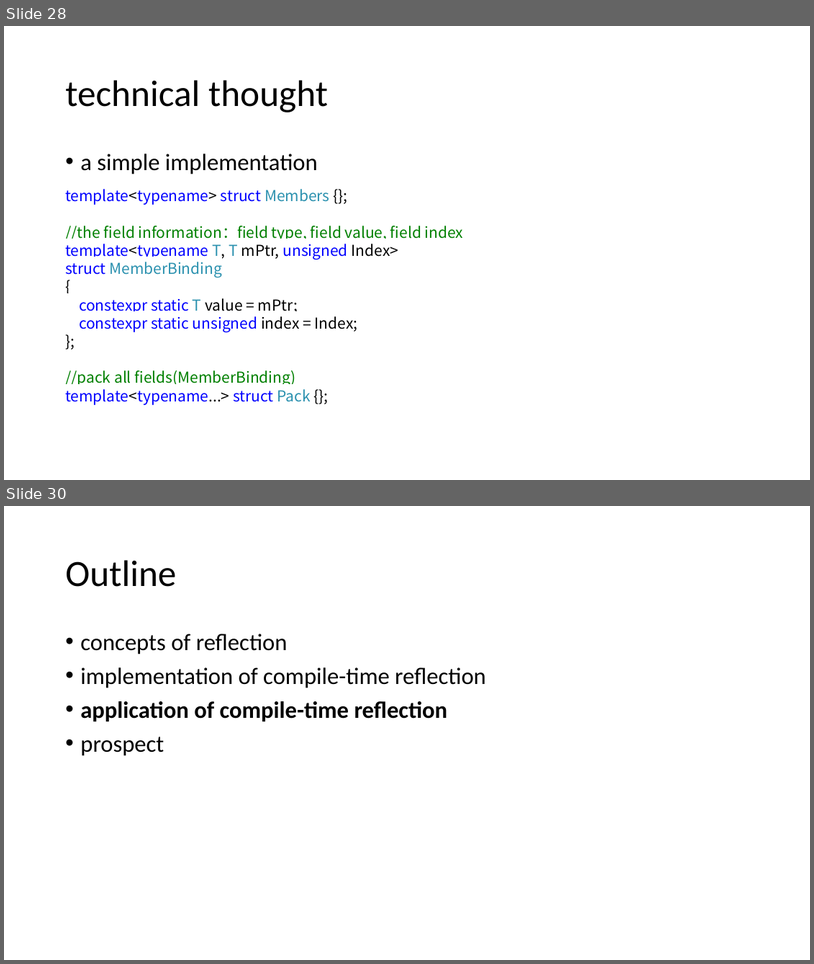
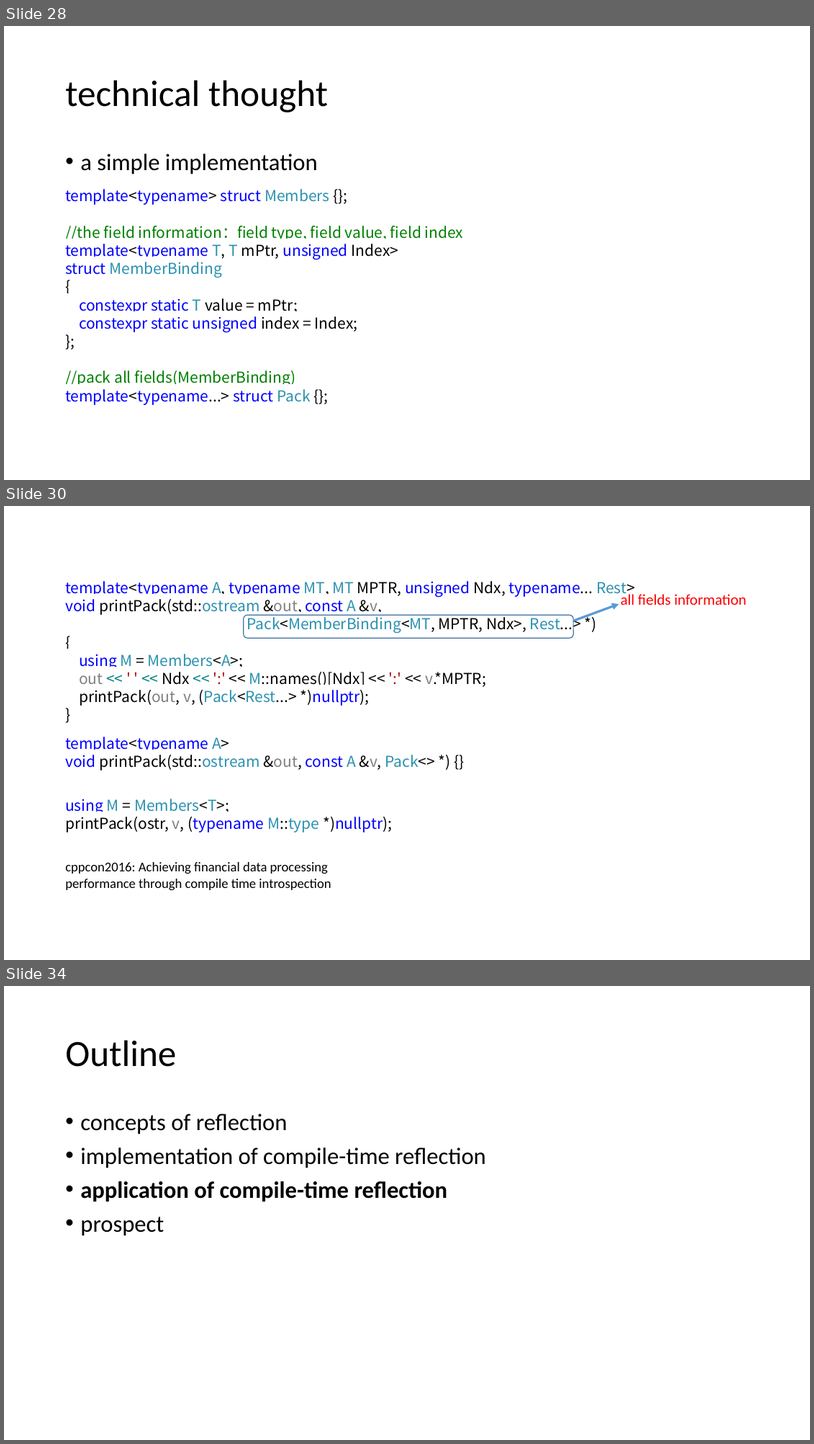
Before and after one commit to qicosmos/cppcon2017, a slide deck: cppcon2017.pptx. Shown one above the other, each under a label of ours: slides 28 and 30 before the commit, slides 28, 30 and 34 after it; the slides between them are not shown. The pictures are 814x964 and 814x1444 pixels, drawn with LibreOffice and Linux fonts; fonts in the diff are those of the drawing. Boxes give left, top, right and bottom in pixels: in the first picture for what was removed or moved away, otherwise in the second. Text is boxed around its words. In the diff, an @@ line names an element or a change of style, - is before the commit and + after.

```diff
--- a/cppcon2017.pptx
+++ b/cppcon2017.pptx
@@ slide 30 added at bbox=[4, 506, 810, 960], background #FFFFFF @@
@@ text added at bbox=[65, 581, 635, 705], 18 pt, text #000000 @@
+template<typename A, typename MT, MT MPTR, unsigned Ndx, typename... Rest>
+void printPack(std::ostream &out, const A &v,
+Pack<MemberBinding<MT, MPTR, Ndx>, Rest...> *)
+{
+using M = Members<A>;
+out << ' ' << Ndx << ':' << M::names()[Ndx] << ':' << v.*MPTR;
+printPack(out, v, (Pack<Rest...> *)nullptr);
+}
@@ text added at bbox=[621, 592, 746, 605], 18 pt, text #FF0000 @@
+all fields information
@@ arrow added from (574, 621) to (619, 604), #5B9BD5 2.75 pt @@
@@ rounded rectangle added at bbox=[244, 615, 574, 638], outline #43739E 1 pt @@
@@ text added at bbox=[65, 736, 436, 770], 18 pt, text #000000 @@
+template<typename A>
+void printPack(std::ostream &out, const A &v, Pack<> *) {}
@@ text added at bbox=[65, 798, 392, 832], 18 pt, text #000000 @@
+using M = Members<T>;
+printPack(ostr, v, (typename M::type *)nullptr);
@@ text added at bbox=[65, 862, 331, 890], 16 pt, text #000000 @@
+cppcon2016: Achieving financial data processing performance through compile time introspection
@@ what was slide 30 is now slide 34 @@
```
Also in this commit, not shown: 1 slide changed, 3 other slides added.
